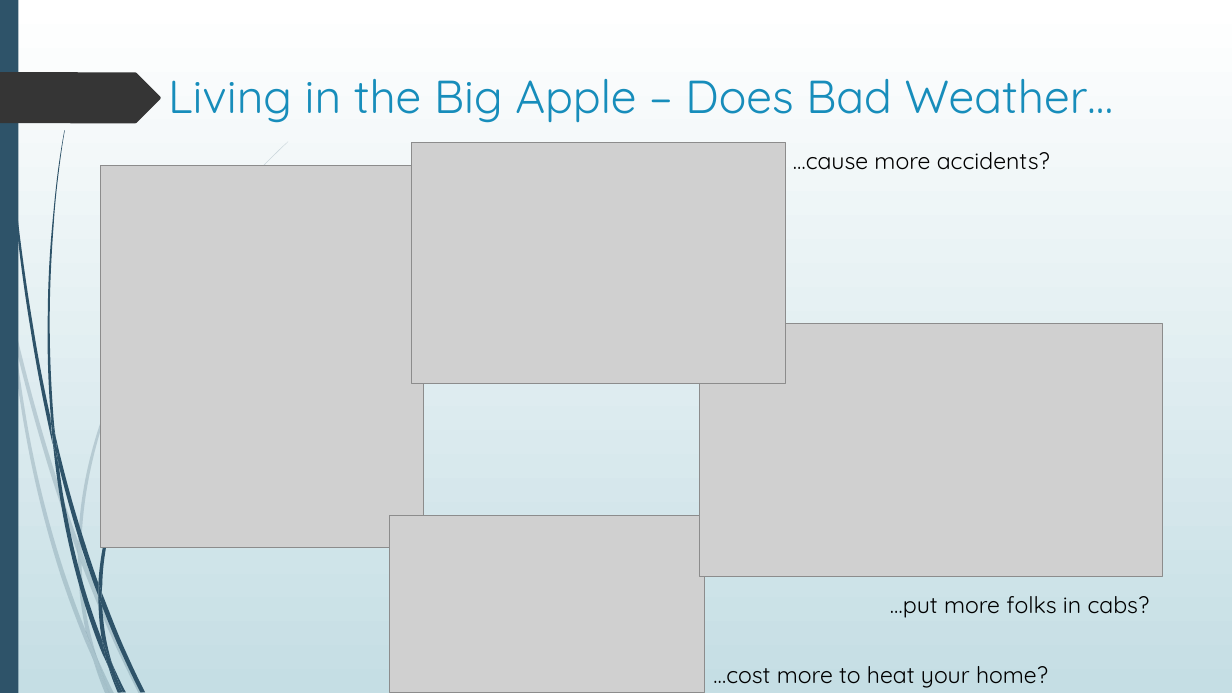
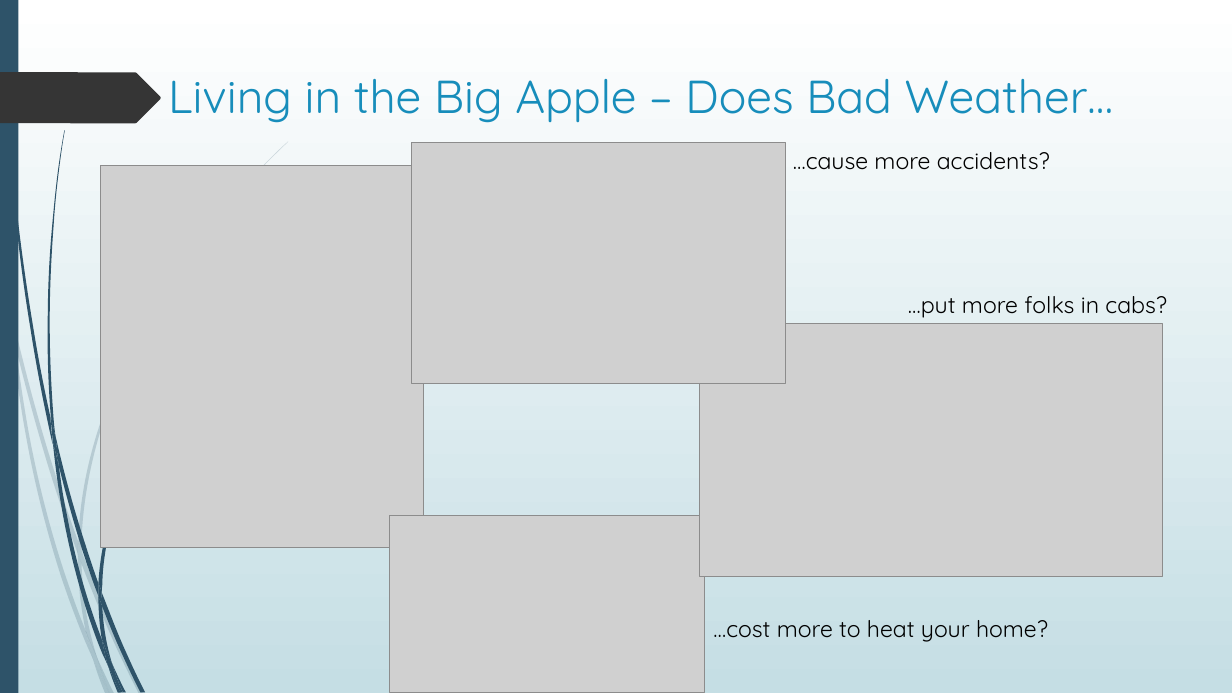
Before and after one commit to AmitChoudhary1392/Project-1_Team6, a slide deck: slide 2 of Project 1 - Group 6 Presentation.pptx. Drawn at 1232x693 pixels with LibreOffice and Linux fonts; fonts in the diff are those of the drawing; grey boxes stand for pictures. Boxes give left, top, right and bottom in pixels: in the first picture for what was removed or moved away, otherwise in the second. Text is boxed around its words. In the diff, an @@ line names an element or a change of style, - is before the commit and + after.

```diff
--- a/Project 1 - Group 6 Presentation.pptx
+++ b/Project 1 - Group 6 Presentation.pptx
@@ text "…put more folks in cabs?": place and size @@
-text "…put more folks in cabs?" at (890,596,1150,618)
+text "…put more folks in cabs?" at (908,296,1167,318)
@@ text "…cost more to heat your ...": place and size @@
-text "…cost more to heat your ..." at (713,666,1048,688)
+text "…cost more to heat your ..." at (713,620,1048,642)
```
Also in this commit, not shown: 2 other slides changed, 12 slides added.
